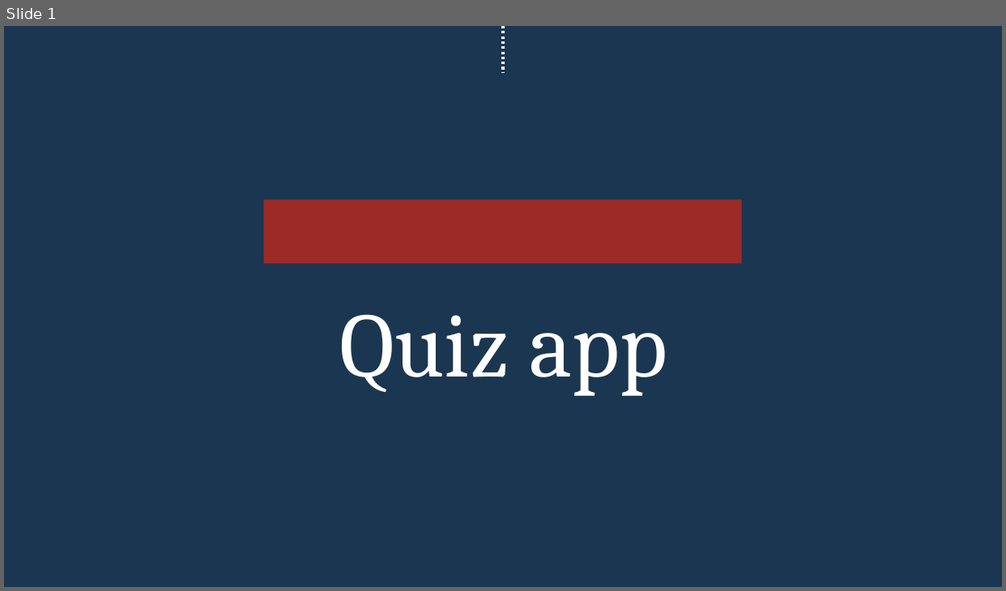
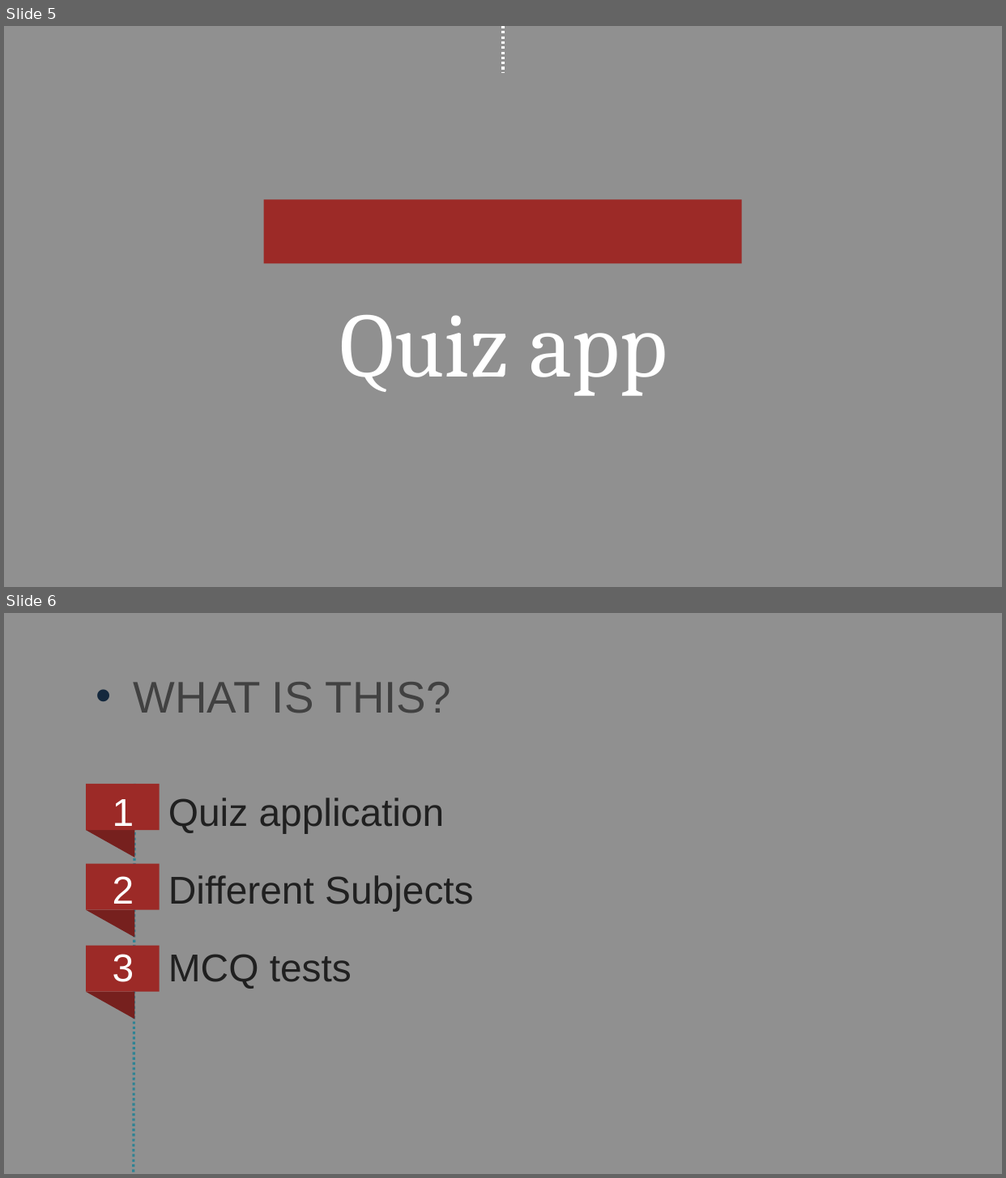
Before and after one commit to gkalidas/project_quiz_app, a slide deck: quizapp.pptx. Shown one above the other, each under a label of ours: slide 1 before the commit, slides 5 and 6 after it. The pictures are 1006x591 and 1006x1178 pixels, drawn with LibreOffice and Linux fonts; fonts in the diff are those of the drawing; background and template pictures are left out. Boxes give left, top, right and bottom in pixels: in the first picture for what was removed or moved away, otherwise in the second. Text is boxed around its words. In the diff, an @@ line names an element or a change of style, - is before the commit and + after.

```diff
--- a/quizapp.pptx
+++ b/quizapp.pptx
@@ slide 6 added at (x1=4, y1=613, x2=1002, y2=1174), background #414141 at 58% opacity @@
@@ text added at (x1=133, y1=682, x2=451, y2=713), 32 pt, text #414141 @@
+• WHAT IS THIS?
@@ rectangle added at (x1=86, y1=784, x2=159, y2=829), fill #9C2A27 @@
@@ line added from (134, 1174) to (134, 784), #2F8394 1.85 pt dashed @@
@@ text added at (x1=168, y1=798, x2=474, y2=989), 28 pt, text #202020 @@
+1 Quiz application
+2 Different Subjects
+3 MCQ tests
@@ right triangle added at (x1=86, y1=831, x2=134, y2=858), fill #76201E @@
@@ rectangle added at (x1=86, y1=863, x2=159, y2=909), fill #9C2A27 @@
@@ right triangle added at (x1=86, y1=910, x2=134, y2=937), fill #76201E @@
@@ rectangle added at (x1=86, y1=945, x2=159, y2=991), fill #9C2A27 @@
@@ right triangle added at (x1=86, y1=992, x2=134, y2=1019), fill #76201E @@
@@ what was slide 1 is now slide 5 @@
@@ slide 5 changed as well @@
@@ background #1B3651 to #414141 at 58% opacity @@
```
Also in this commit, not shown: 6 other slides changed, 5 other slides added, 2 slides removed.
